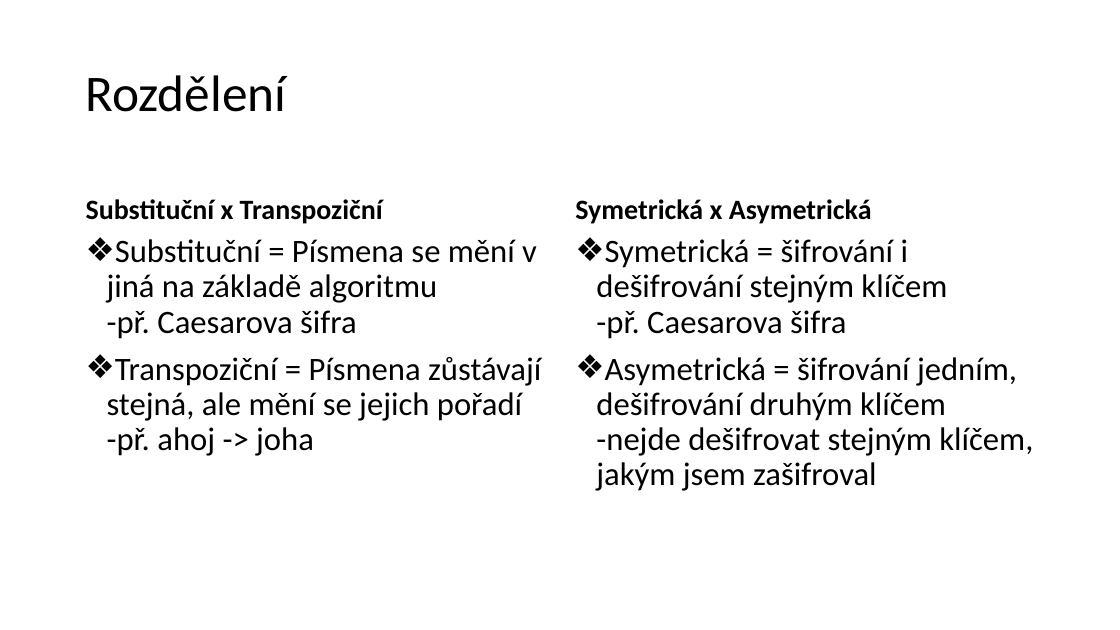
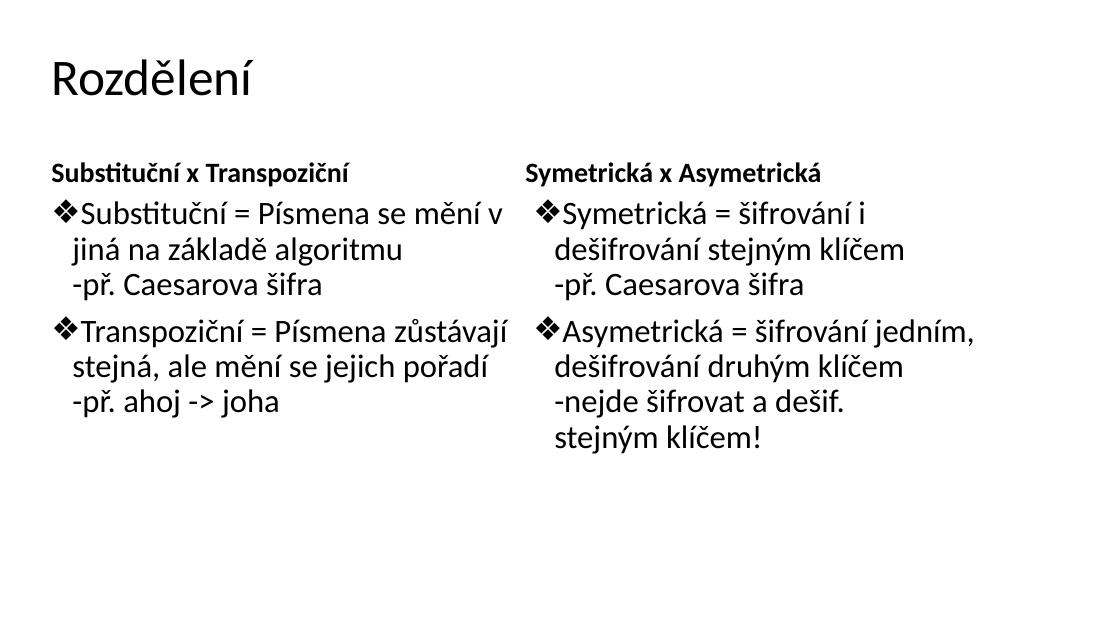
Before and after one commit to Xantus103/Kryptografie-prezentace, a slide deck: slide 8 of zaba.ppsx. Drawn at 1120x630 pixels with LibreOffice and Linux fonts; fonts in the diff are those of the drawing; background and template pictures are left out. Boxes give left, top, right and bottom in pixels: in the first picture for what was removed or moved away, otherwise in the second. Text is boxed around its words. In the diff, an @@ line names an element or a change of style, - is before the commit and + after.

```diff
--- a/zaba.ppsx
+++ b/zaba.ppsx
@@ title "Rozdělení": place and size @@
-title "Rozdělení" at [86, 75, 287, 112]
+title "Rozdělení" at [51, 59, 252, 96]
@@ text "Substituční x Transpoziční": place and size @@
-text "Substituční x Transpoziční" at [86, 199, 383, 224]
+text "Substituční x Transpoziční" at [51, 162, 349, 187]
@@ text "Symetrická x Asymetrická": place and size @@
-text "Symetrická x Asymetrická" at [575, 199, 872, 224]
+text "Symetrická x Asymetrická" at [525, 162, 822, 187]
@@ text "Substituční = Písmena se mění ...": place and size @@
-text "Substituční = Písmena se mění ..." at [107, 239, 541, 456]
+text "Substituční = Písmena se mění ..." at [72, 201, 507, 418]
@@ text "Symetrická = šifrování i dešifrování ...": place and size @@
-text "Symetrická = šifrování i dešifrování ..." at [596, 239, 1033, 491]
+text "Symetrická = šifrování i dešifrování ..." at [554, 201, 975, 454]
@@ text at [554, 319, 975, 454]: text changed @@
-❖ Asymetrická = šifrování jedním, dešifrování druhým klíčem
-  -nejde dešifrovat stejným klíčem, jakým jsem zašifroval
+❖ Asymetrická = šifrování jedním, dešifrování druhým klíčem
+  -nejde šifrovat a dešif.
+  stejným klíčem!
```
Also in this commit, not shown: 9 other slides changed, 3 other files.
